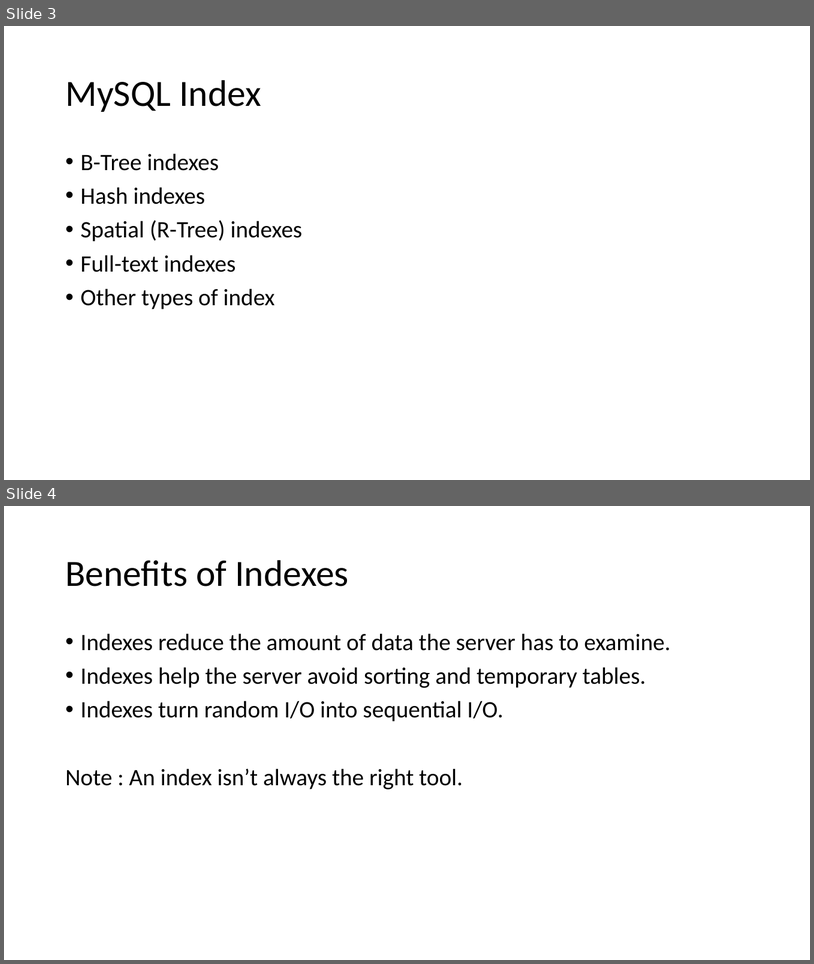
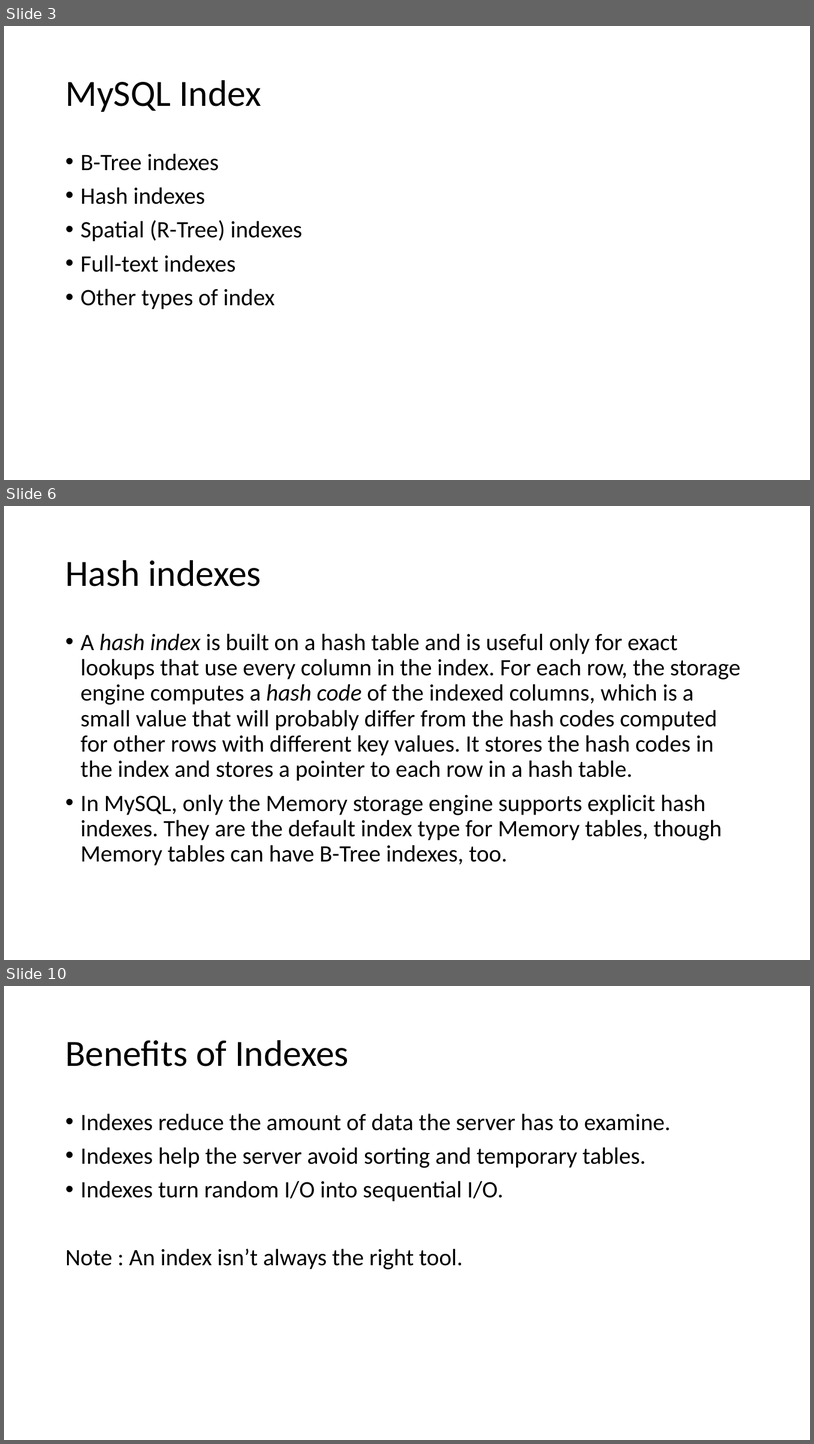
Before and after one commit to virh/case-study, a slide deck: vitess/MySQL Index & Orchestrator.pptx. Shown one above the other, each under a label of ours: slides 3 and 4 before the commit, slides 3, 6 and 10 after it; the slides between them are not shown. The pictures are 814x964 and 814x1444 pixels, drawn with LibreOffice and Linux fonts; fonts in the diff are those of the drawing. Boxes give left, top, right and bottom in pixels: in the first picture for what was removed or moved away, otherwise in the second. Text is boxed around its words. In the diff, an @@ line names an element or a change of style, - is before the commit and + after.

```diff
--- a/vitess/MySQL Index & Orchestrator.pptx
+++ b/vitess/MySQL Index & Orchestrator.pptx
@@ slide 6 added at box(4, 506, 810, 960), background #FFFFFF @@
@@ title added at box(65, 560, 261, 586), 44 pt, text #000000 @@
+Hash indexes
@@ text added at box(81, 633, 741, 865), 28 pt, text #000000 @@
+• A hash index is built on a hash table and is useful only for exact lookups that use every column in the index. For each row, the storage engine computes a hash code of the indexed columns, which is a small value that will probably differ from the hash codes computed for other rows with different key values. It stores the hash codes in the index and stores a pointer to each row in a hash table.
+• In MySQL, only the Memory storage engine supports explicit hash indexes. They are the default index type for Memory tables, though Memory tables can have B-Tree indexes, too.
@@ what was slide 4 is now slide 10 @@
```
Also in this commit, not shown: 1 slide changed, 11 other slides added.
